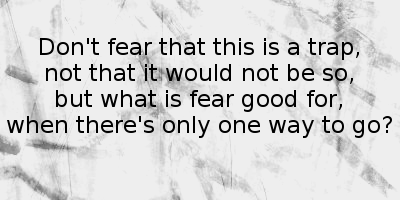
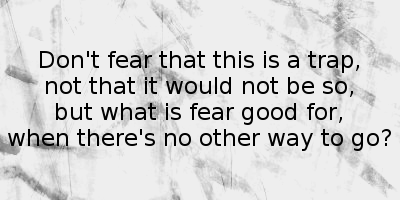
Before/after of a 401×201 layered artwork. What changed in the layer stack:
painted on "Don't fear that this is a trap..." over 7, 38, 392, 151
